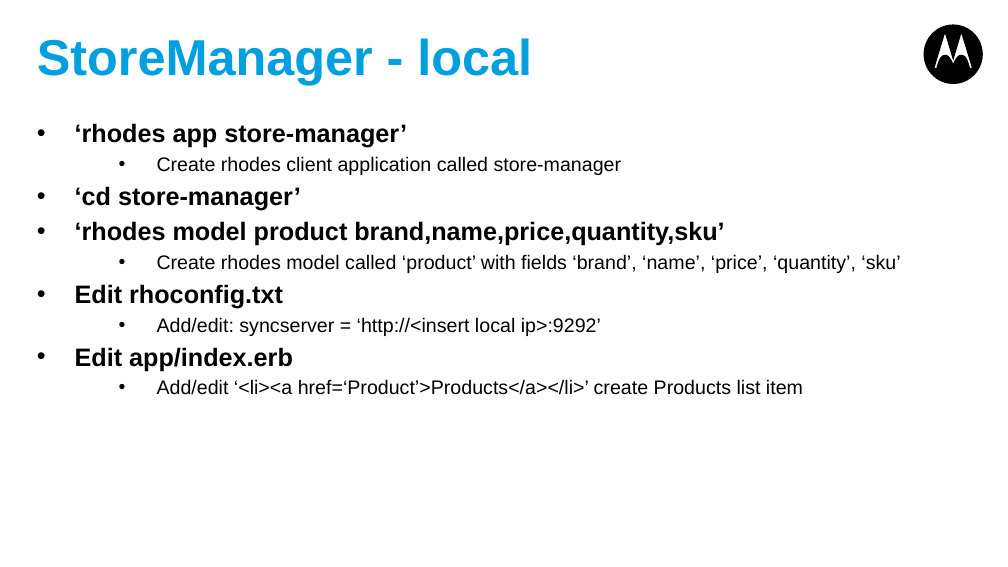
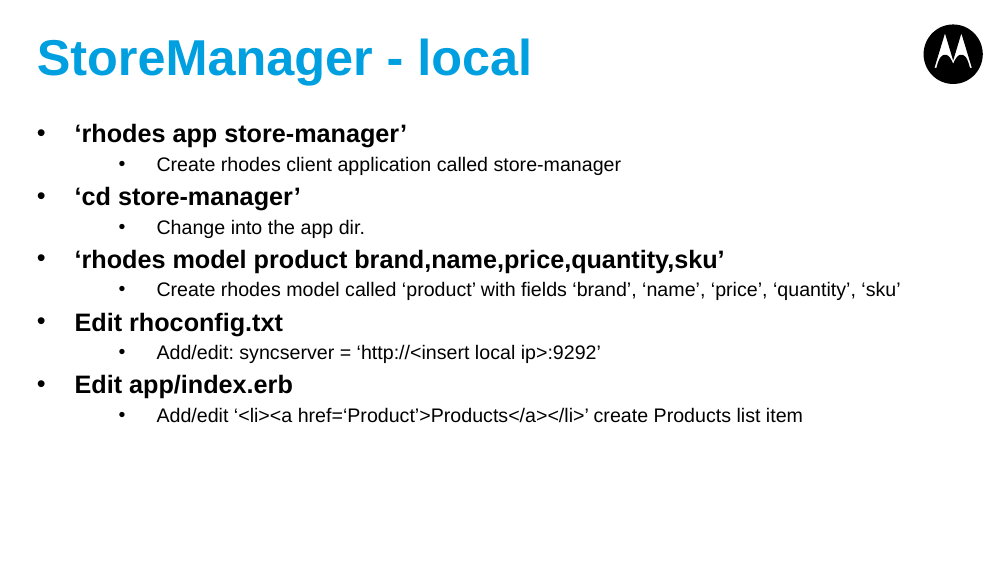
Before and after one commit to shurab/Rhoconnect-Demo, a slide deck: slide 10 of Rhoconnect-appforum.pptx. Drawn at 1008x567 pixels with LibreOffice and Linux fonts; fonts in the diff are those of the drawing. Boxes give left, top, right and bottom in pixels: in the first picture for what was removed or moved away, otherwise in the second. Text is boxed around its words. In the diff, an @@ line names an element or a change of style, - is before the commit and + after.

```diff
--- a/Rhoconnect-appforum.pptx
+++ b/Rhoconnect-appforum.pptx
@@ text at [157,219,365,238]: paragraph added @@
+  • Change into the app dir.
```
Also in this commit, not shown: 10 other slides changed, 2 slides added, 1 slide removed.
